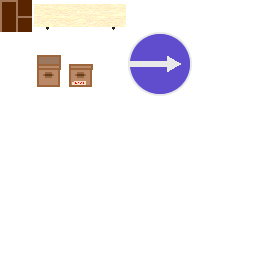
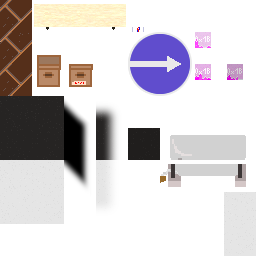
Layers edited between the first and the second 256 x 256 image:
added layer "Pasted Layer #2" above "Background" over [224, 192, 256, 256]
painted on "Background" over [0, 0, 250, 224]
